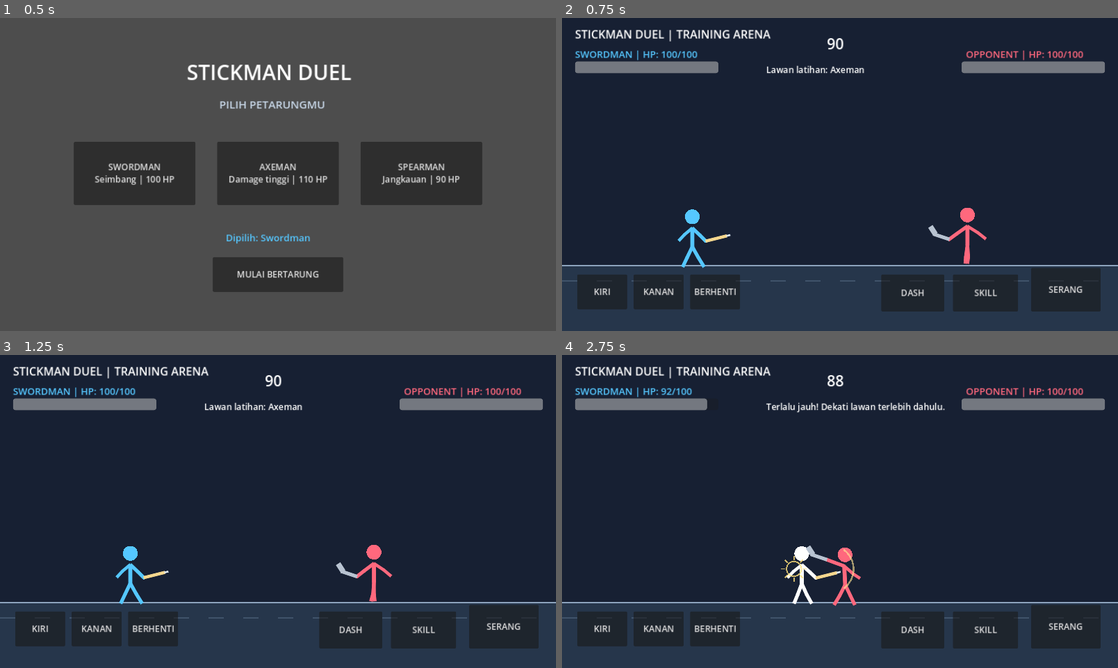
Above: before the commit, frames 1-4 (two rows, left to right).
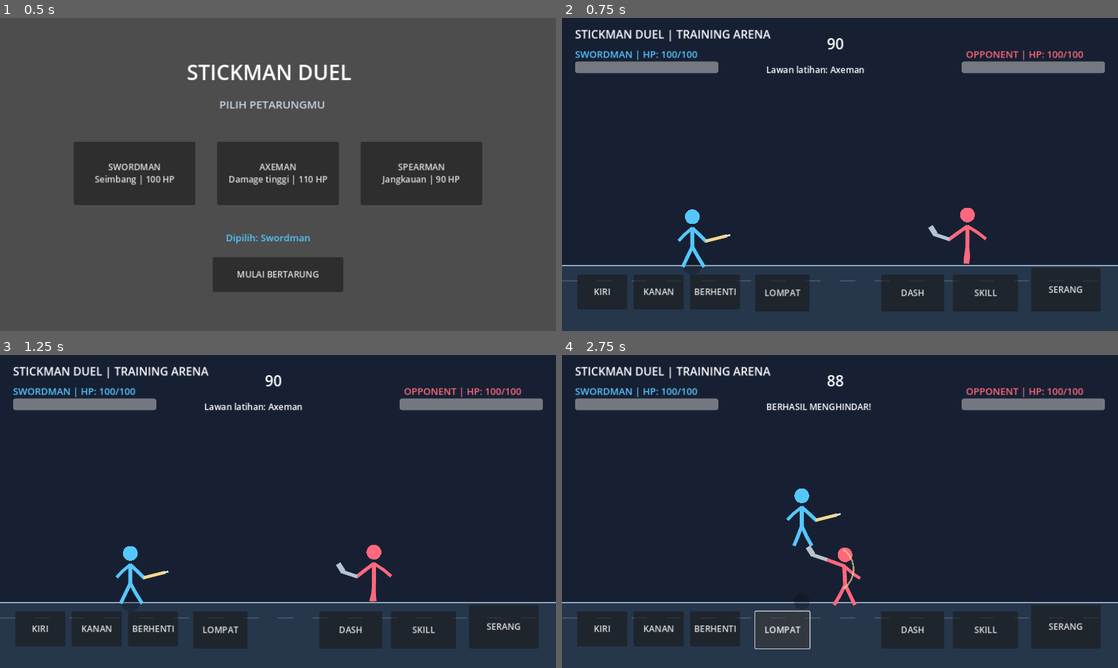
Above: after the commit, the same moments.

Repository: satriamada-web/stickman-duel
Game: Godot game, scene res://scenes/main.tscn
Same seed, same stepped clock (60 frames per second), same inputs: the game is played once before the commit and once after it.
Inputs (mouse positions are in pixels of both pictures, inside the frame that each line leads up to):
- Up to frame 1 (0.5 s): no input
- Up to frame 2 (0.75 s): click "MULAI BERTARUNG" at 0.5 s
- Up to frame 3 (1.25 s): no input
- Up to frame 4 (2.75 s): click (784, 630) at 1.25 s, where only the run after the commit has a clickable "LOMPAT"; tap Enter at 2 s; hold D from 2.03 s (still down); tap Space at 2.27 s

Frame 1 is identical in both runs. In frame 2, 1.1% of the frame differs, in the area x 22-45%, y 78-94%; in frame 3, 1.1%; in frame 4, 1.7%, in the area x 17-69%, y 10-94%.

Commit message:
Add jump movement and aerial dodge mechanic

Diff:
--- a/scripts/main.gd
+++ b/scripts/main.gd
@@ -20,6 +20,8 @@
 var skill_animation_time := 0.0
 var dash_cooldown := 0.0
 var dash_time := 0.0
+var jump_height := 0.0
+var jump_velocity := 0.0
 var player_facing := 1
 var attack_animation_time := 0.0
 var enemy_attack_animation_time := 0.0
@@ -43,6 +45,7 @@
 var result_button: Button
 var skill_button: Button
 var dash_button: Button
+var jump_button: Button
 var player_hp_bar: ProgressBar
 var enemy_hp_bar: ProgressBar
 
@@ -60,6 +63,8 @@
 			move_direction = 1
 		elif event.keycode == KEY_SPACE:
 			_attack()
+		elif event.keycode == KEY_W or event.keycode == KEY_UP:
+			_jump()
 	elif event is InputEventKey and not event.pressed:
 		if event.keycode in [KEY_A, KEY_D, KEY_LEFT, KEY_RIGHT]:
 			move_direction = 0
@@ -79,6 +84,12 @@
 	skill_animation_time = maxf(0.0, skill_animation_time - delta)
 	dash_cooldown = maxf(0.0, dash_cooldown - delta)
 	dash_time = maxf(0.0, dash_time - delta)
+	if jump_height > 0.0 or jump_velocity > 0.0:
+		jump_height += jump_velocity * delta
+		jump_velocity -= 1500.0 * delta
+		if jump_height <= 0.0:
+			jump_height = 0.0
+			jump_velocity = 0.0
 	enemy_attack_cooldown = maxf(0.0, enemy_attack_cooldown - delta)
 	var stats: Dictionary = CHARACTERS[selected_character]
 	if move_direction != 0:
@@ -96,7 +107,7 @@
 	elif enemy_attack_cooldown <= 0.0:
 		enemy_attack_animation_time = 0.24
 		enemy_attack_cooldown = 1.35
-		if dash_time <= 0.0:
+		if dash_time <= 0.0 and jump_height < 45.0:
 			player_hp = maxi(0, player_hp - 8)
 			player_hit_flash = 0.22
 			impact_effect_time = 0.24
@@ -126,7 +137,8 @@
 		for trail_index in range(1, 5):
 			var trail_offset := float(trail_index) * 17.0 * float(player_facing)
 			draw_line(Vector2(player_x - trail_offset, FLOOR_Y - 75.0), Vector2(player_x - trail_offset - 24.0 * float(player_facing), FLOOR_Y - 75.0), trail_color, 5.0 - float(trail_index) * 0.7, true)
-	_draw_fighter(player_x, FLOOR_Y, player_tint, player_facing, str(player_stats["weapon"]), move_direction != 0 or dash_time > 0.0, maxf(attack_animation_time, skill_animation_time), 0.42 if skill_animation_time > attack_animation_time else 0.22, dash_time > 0.0)
+	draw_circle(Vector2(player_x, FLOOR_Y - 3.0), 23.0 - minf(jump_height * 0.035, 12.0), Color(0.02, 0.04, 0.08, 0.28))
+	_draw_fighter(player_x, FLOOR_Y - jump_height, player_tint, player_facing, str(player_stats["weapon"]), move_direction != 0 or dash_time > 0.0, maxf(attack_animation_time, skill_animation_time), 0.42 if skill_animation_time > attack_animation_time else 0.22, dash_time > 0.0)
 	_draw_fighter(enemy_x, FLOOR_Y, enemy_tint, -1, "AXE", absf(enemy_x - player_x) > 125.0, enemy_attack_animation_time, 0.24, false)
 	if impact_effect_time > 0.0:
 		var impact_y := FLOOR_Y - 78.0
@@ -261,6 +273,7 @@
 	_add_move_button(game_ui, "KIRI", Vector2(35, 590), Vector2(115, 80), -1)
 	_add_move_button(game_ui, "KANAN", Vector2(165, 590), Vector2(115, 80), 1)
 	_add_button(game_ui, "BERHENTI", Vector2(295, 590), Vector2(115, 80), func(): move_direction = 0)
+	jump_button = _add_button(game_ui, "LOMPAT", Vector2(445, 590), Vector2(125, 85), _jump)
 	dash_button = _add_button(game_ui, "DASH", Vector2(735, 590), Vector2(145, 85), _use_dash)
 	skill_button = _add_button(game_ui, "SKILL", Vector2(900, 590), Vector2(150, 85), _use_skill)
 	_add_button(game_ui, "SERANG", Vector2(1080, 575), Vector2(160, 100), _attack)
@@ -286,6 +299,8 @@
 	skill_animation_time = 0.0
 	dash_cooldown = 0.0
 	dash_time = 0.0
+	jump_height = 0.0
+	jump_velocity = 0.0
 	player_facing = 1
 	enemy_attack_cooldown = 0.0
 	move_direction = 0
@@ -351,6 +366,13 @@
 		status_label.text = "Terlalu jauh! Dekati lawan terlebih dahulu."
 
 
+
+func _jump() -> void:
+	if not game_started or match_over or jump_height > 0.0:
+		return
+	jump_velocity = 620.0
+	status_label.text = "LOMPAT!"
+	queue_redraw()
 
 func _use_dash() -> void:
 	if not game_started or match_over or dash_cooldown > 0.0:
